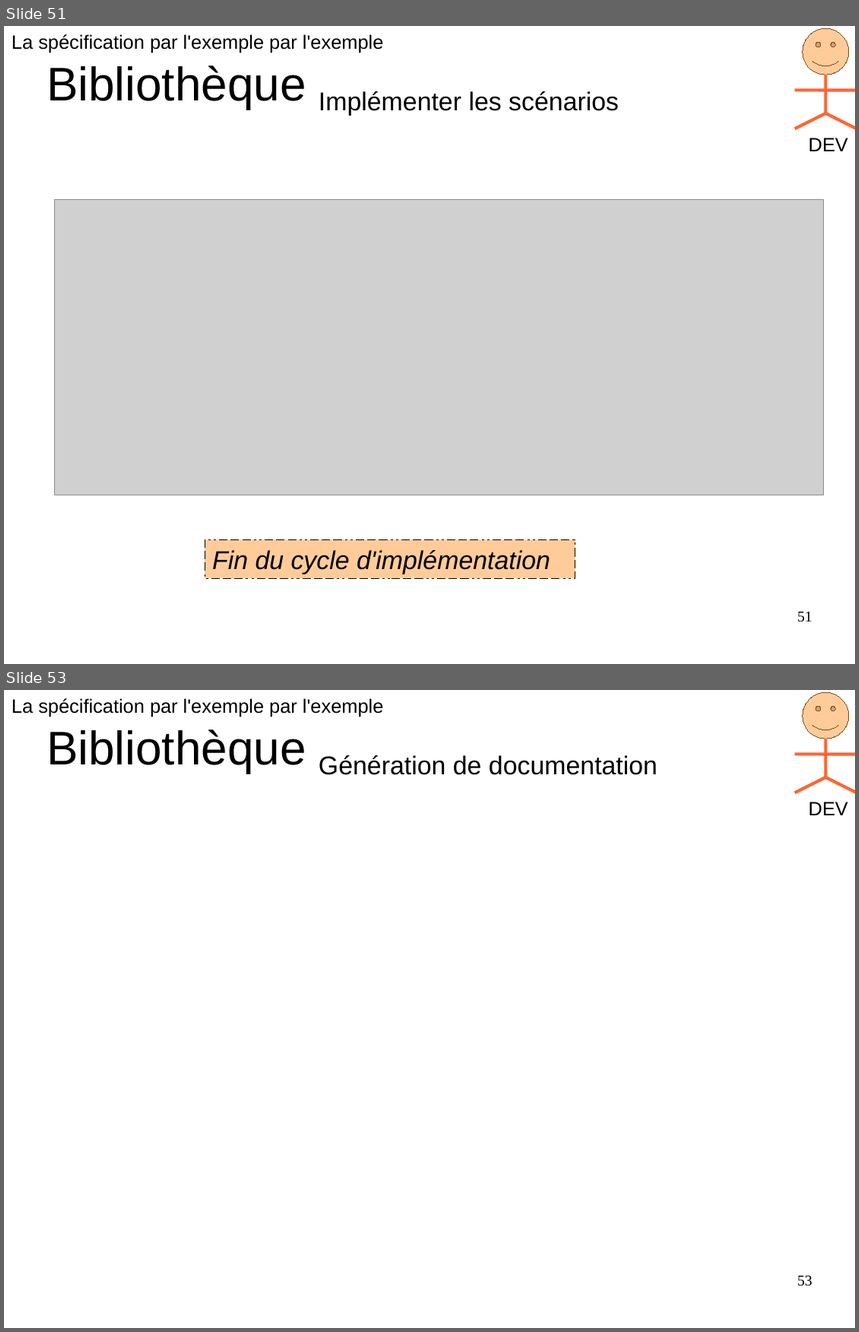
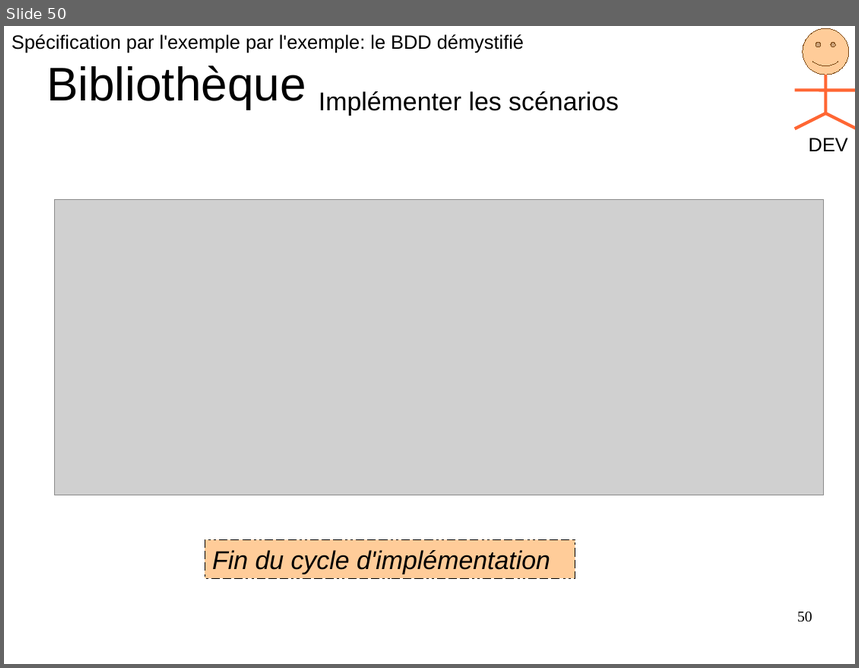
Before and after one commit to GeReinhart/dojo-bdd-library-ws-java, a slide deck: doc/BDD_presentation_agile_grenoble_2016.odp. Shown one above the other, each under a label of ours: slides 51 and 53 before the commit, slide 50 after it; the slides between them are not shown. The pictures are 859x1332 and 859x668 pixels, drawn with LibreOffice and Linux fonts; fonts in the diff are those of the drawing; grey boxes stand for pictures. Boxes give left, top, right and bottom in pixels: in the first picture for what was removed or moved away, otherwise in the second. Text is boxed around its words. In the diff, an @@ line names an element or a change of style, - is before the commit and + after.

```diff
--- a/doc/BDD_presentation_agile_grenoble_2016.odp
+++ b/doc/BDD_presentation_agile_grenoble_2016.odp
@@ slide 53 removed at bbox=[4, 690, 855, 1328], background #FFFFFF @@
@@ text removed at bbox=[12, 698, 383, 717] @@
-La spécification par l'exemple par l'exemple
@@ text removed at bbox=[47, 730, 306, 774] @@
-Bibliothèque
@@ text removed at bbox=[319, 755, 658, 775] @@
-Génération de documentation
@@ group removed at bbox=[795, 692, 855, 815]: 4 lines, 1 smiley face, 1 text @@
-DEV
@@ page number removed at bbox=[797, 1276, 813, 1287] @@
-53
@@ what was slide 51 is now slide 50 @@
@@ slide 50 changed as well @@
@@ text at bbox=[12, 34, 524, 53]: text changed @@
-La spécification par l'exemple par l'exemple
+Spécification par l'exemple par l'exemple: le BDD démystifié
@@ page number at bbox=[797, 612, 813, 623]: text changed @@
-51
+50
```
Also in this commit, not shown: 50 other slides changed, 1 slide added, 2 other slides removed.
